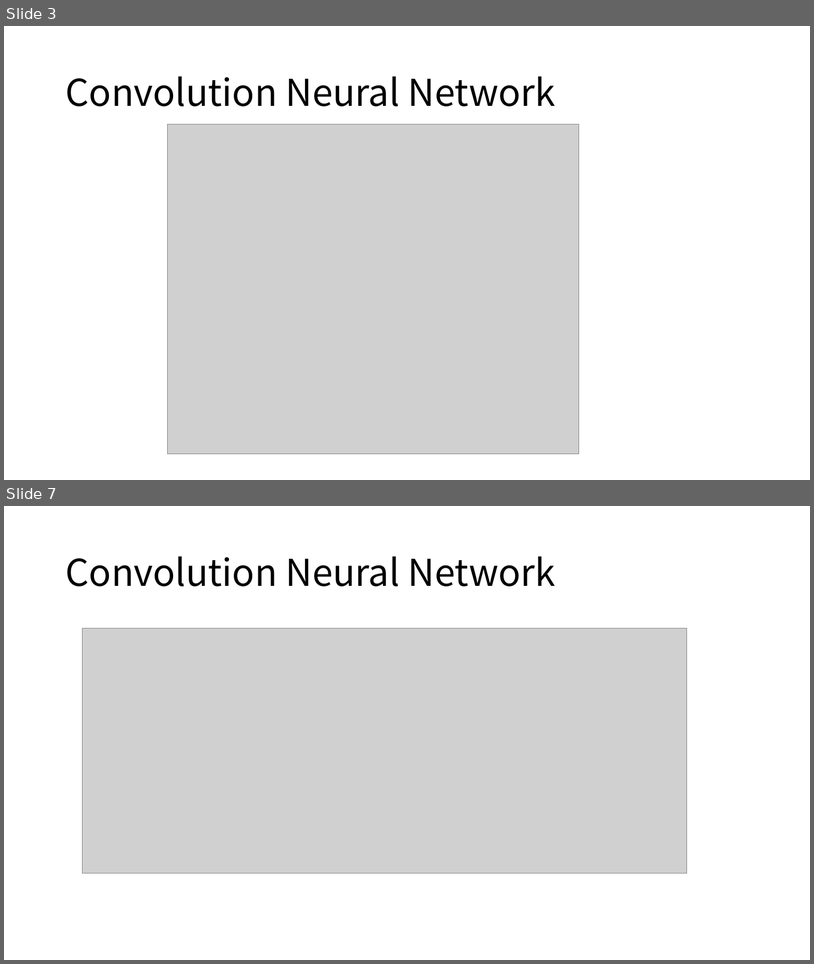
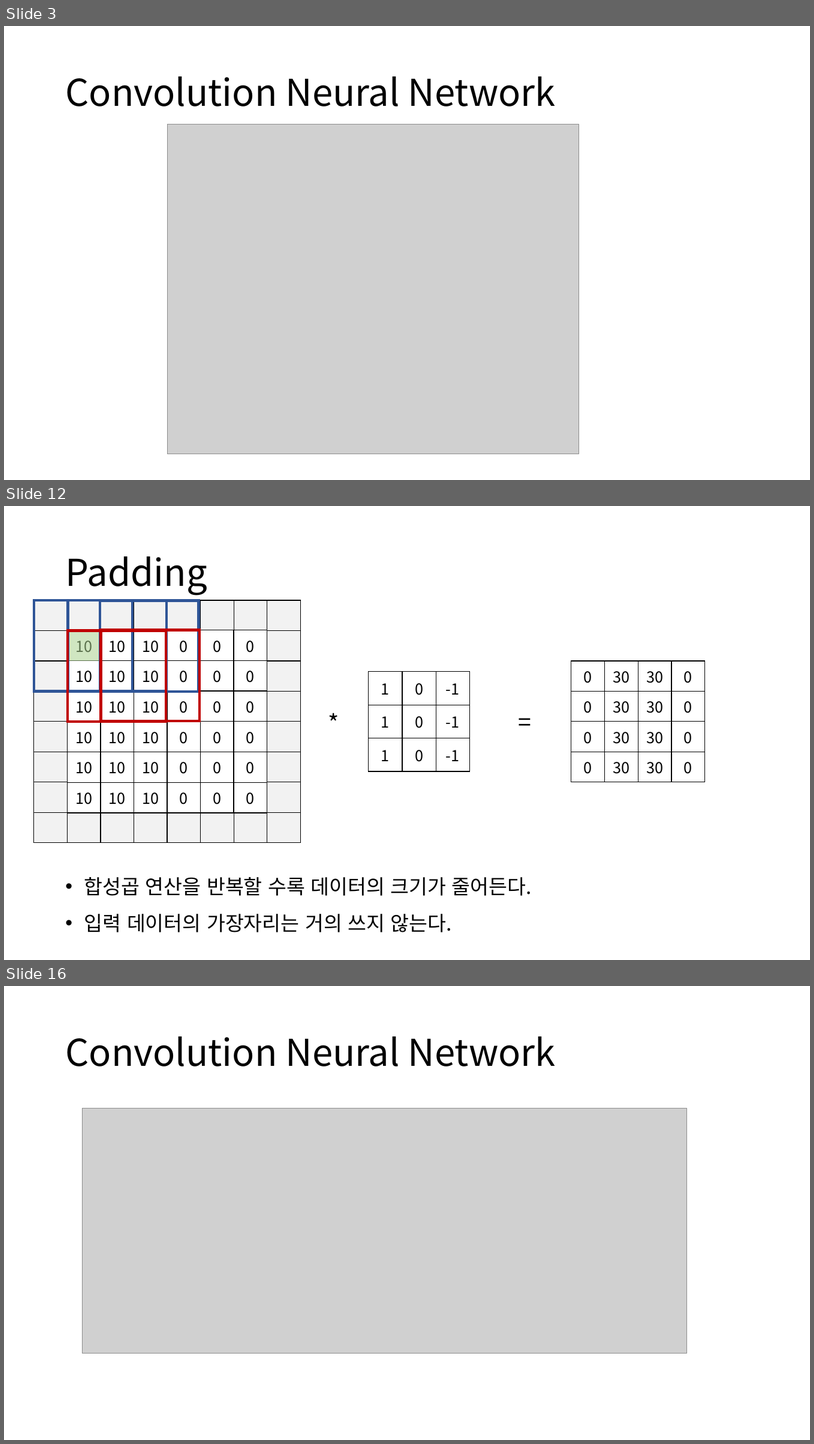
Before and after one commit to hahyeonsook/ai, a slide deck: lab/발표자료/reCNNs(2)_190723.pptx. Shown one above the other, each under a label of ours: slides 3 and 7 before the commit, slides 3, 12 and 16 after it; the slides between them are not shown. The pictures are 814x964 and 814x1444 pixels, drawn with LibreOffice and Linux fonts; fonts in the diff are those of the drawing; grey boxes stand for pictures. Boxes give left, top, right and bottom in pixels: in the first picture for what was removed or moved away, otherwise in the second. Text is boxed around its words. In the diff, an @@ line names an element or a change of style, - is before the commit and + after.

```diff
--- a/lab/발표자료/reCNNs(2)_190723.pptx
+++ b/lab/발표자료/reCNNs(2)_190723.pptx
@@ slide 12 added at box(4, 506, 810, 960), background #FFFFFF @@
@@ title added at box(65, 556, 207, 595), 44 pt, text #000000 @@
+Padding
@@ table added at box(33, 600, 300, 843), 8 rows, 8 columns @@
+ |  |  |  |  |  |  | 
+ |  |  |  |  |  |  | 
+ |  |  |  |  |  |  | 
+ |  |  |  |  |  |  | 
+ |  |  |  |  |  |  | 
+ |  |  |  |  |  |  | 
+ |  |  |  |  |  |  | 
+ |  |  |  |  |  |  | 
@@ rectangle added at box(33, 600, 132, 691), outline #2F5597 3 pt @@
@@ rectangle added at box(68, 600, 167, 691), outline #2F5597 3 pt @@
@@ rectangle added at box(100, 600, 199, 691), outline #2F5597 3 pt @@
@@ table added at box(68, 630, 267, 813), 6 rows, 6 columns @@
+10 | 10 | 10 | 0 | 0 | 0
+10 | 10 | 10 | 0 | 0 | 0
+10 | 10 | 10 | 0 | 0 | 0
+10 | 10 | 10 | 0 | 0 | 0
+10 | 10 | 10 | 0 | 0 | 0
+10 | 10 | 10 | 0 | 0 | 0
@@ rectangle added at box(68, 630, 99, 661), fill #A9D18E at 54% opacity @@
@@ rectangle added at box(68, 631, 166, 721), outline #C00000 3 pt @@
@@ rectangle added at box(101, 630, 200, 721), outline #C00000 3 pt @@
@@ table added at box(572, 661, 705, 782), 4 rows, 4 columns @@
+0 | 30 | 30 | 0
+0 | 30 | 30 | 0
+0 | 30 | 30 | 0
+0 | 30 | 30 | 0
@@ table added at box(369, 672, 470, 772), 3 rows, 3 columns @@
+1 | 0 | -1
+1 | 0 | -1
+1 | 0 | -1
@@ text added at box(313, 706, 354, 740), 28 pt, text #000000 @@
+*
@@ text added at box(504, 705, 545, 739), 28 pt, text #000000 @@
+=
@@ text added at box(84, 877, 532, 932), 24 pt, text #000000 @@
+• 합성곱 연산을 반복할 수록 데이터의 크기가 줄어든다.
+• 입력 데이터의 가장자리는 거의 쓰지 않는다.
@@ what was slide 7 is now slide 16 @@
```
Also in this commit, not shown: 2 slides changed, 17 other slides added, 11 slides removed, 1 other file.
